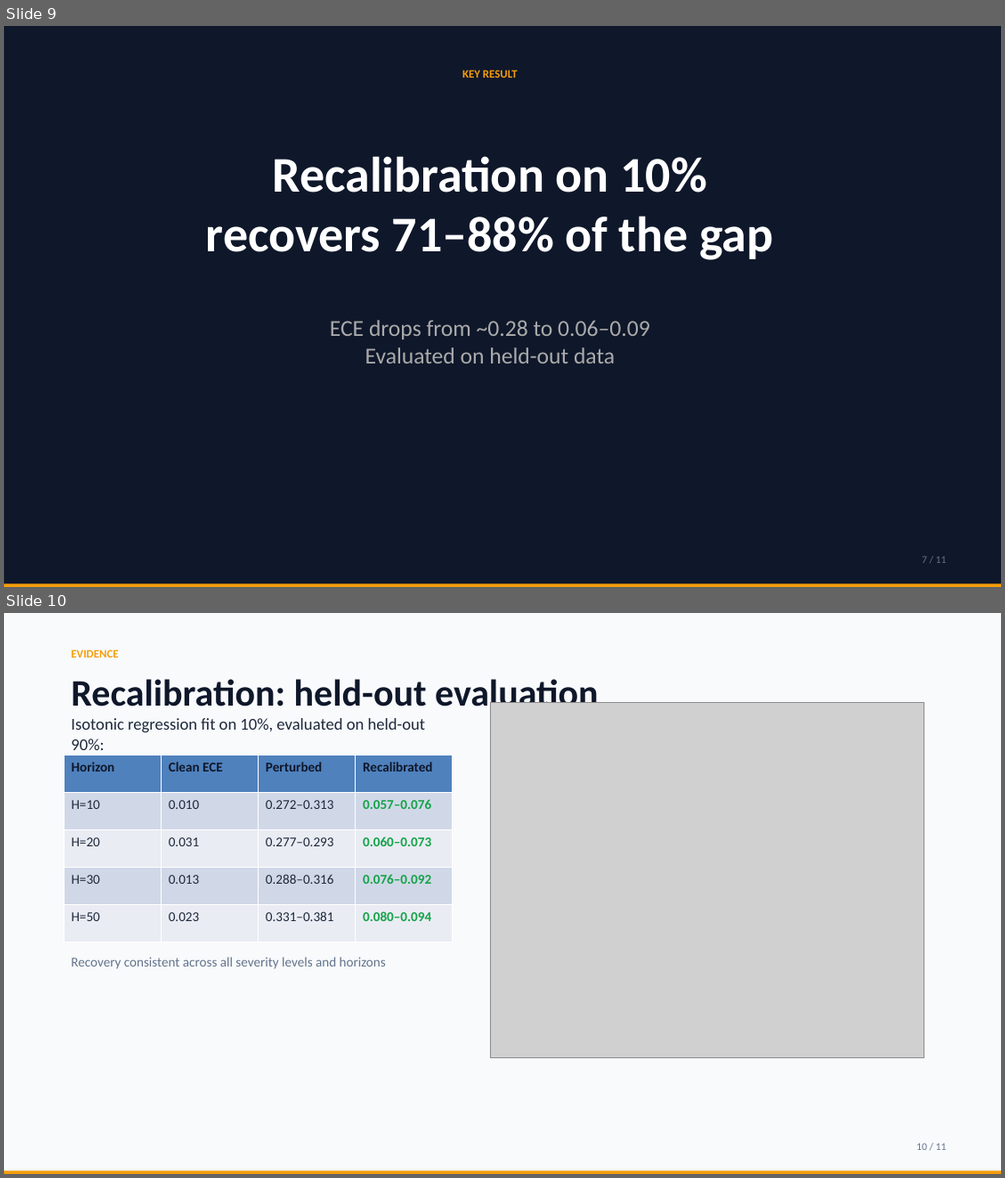
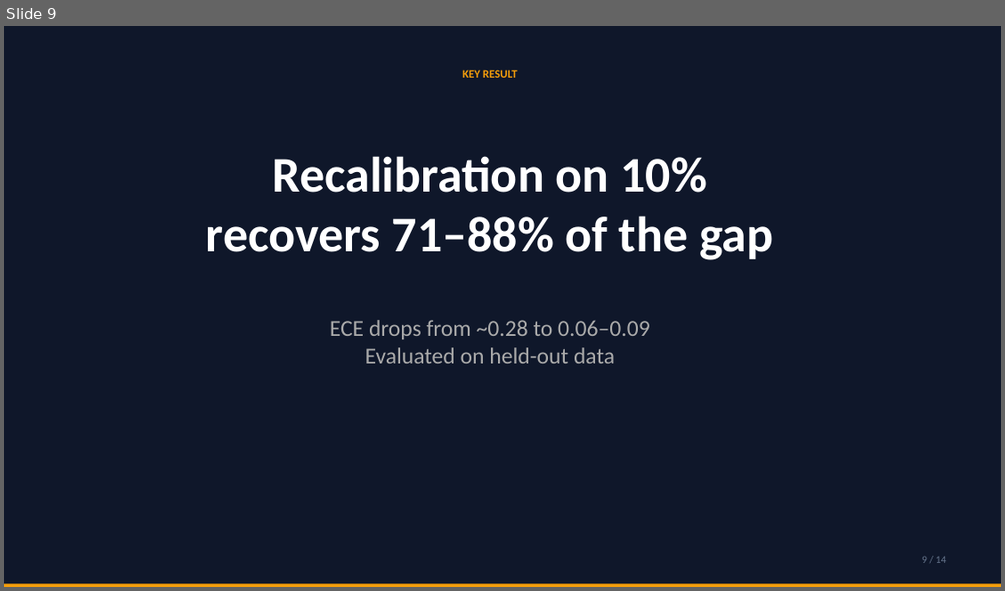
Before and after one commit to touhidsiddiqueeraj-bit/Robustness-of-Multihorizon-Battery-Failure-Intelligence, a slide deck: opendesign/mockups/conference-b-deck/robustness_presentation.pptx. Shown one above the other, each under a label of ours: slides 9 and 10 before the commit, slide 9 after it. The pictures are 1005x1178 and 1005x591 pixels, drawn with LibreOffice and Linux fonts; fonts in the diff are those of the drawing; grey boxes stand for pictures. Boxes give left, top, right and bottom in pixels: in the first picture for what was removed or moved away, otherwise in the second. Text is boxed around its words. In the diff, an @@ line names an element or a change of style, - is before the commit and + after.

Commit message:
Add Platt scaling, sample-size sweep, error bars, practical takeaway
- Platt (sigmoid) recalibration added to run_robustness.py alongside isotonic
- All tables updated with mean±std error bars and Platt column
- Sample-size sweep (5%,10%,20%,50%) with new F_Sample_Sweep figure
- Paper updated: practical takeaway paragraph, sweep figure, Platt discussion
- PPTX rebuilt with 14 slides including new sweep slide
- README updated with new scripts and findings

```diff
--- a/opendesign/mockups/conference-b-deck/robustness_presentation.pptx
+++ b/opendesign/mockups/conference-b-deck/robustness_presentation.pptx
@@ slide 10 removed at (x1=4, y1=613, x2=1001, y2=1174), background #F8FAFC @@
@@ text removed at (x1=71, y1=649, x2=118, y2=657) @@
-EVIDENCE
@@ text removed at (x1=71, y1=679, x2=599, y2=715) @@
-Recalibration: held-out evaluation
@@ text removed at (x1=71, y1=718, x2=426, y2=750) @@
-Isotonic regression fit on 10%, evaluated on held-out 90%:
@@ picture removed at (x1=490, y1=703, x2=923, y2=1058) @@
@@ table removed at (x1=64, y1=755, x2=453, y2=942), 5 rows, 4 columns @@
-Horizon | Clean ECE | Perturbed | Recalibrated
-H=10 | 0.010 | 0.272–0.313 | 0.057–0.076
-H=20 | 0.031 | 0.277–0.293 | 0.060–0.073
-H=30 | 0.013 | 0.288–0.316 | 0.076–0.092
-H=50 | 0.023 | 0.331–0.381 | 0.080–0.094
@@ text removed at (x1=71, y1=957, x2=386, y2=969) @@
-Recovery consistent across all severity levels and horizons
@@ text removed at (x1=916, y1=1143, x2=947, y2=1150) @@
-10 / 11
@@ rectangle removed at (x1=4, y1=1171, x2=1001, y2=1174) @@
@@ slide 9 changed as well @@
@@ text at (x1=922, y1=556, x2=947, y2=563): text changed @@
-7 / 11
+9 / 14
```
Also in this commit, not shown: 11 other slides changed, 2 slides added, 28 other files.
